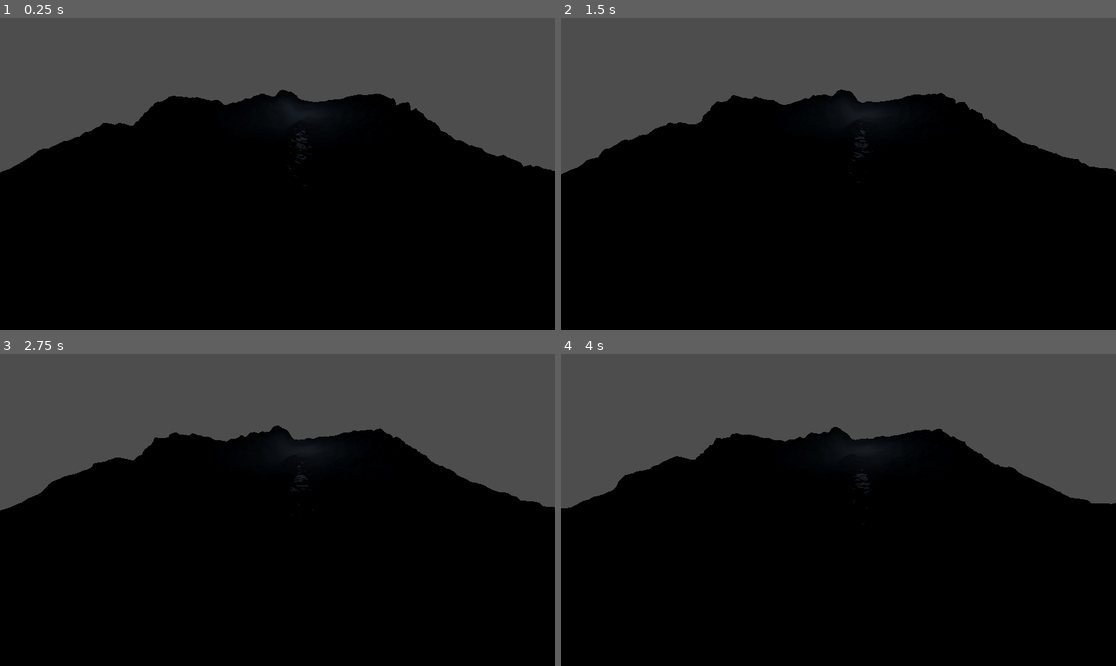
Above: before the commit, frames 1-4 (two rows, left to right).
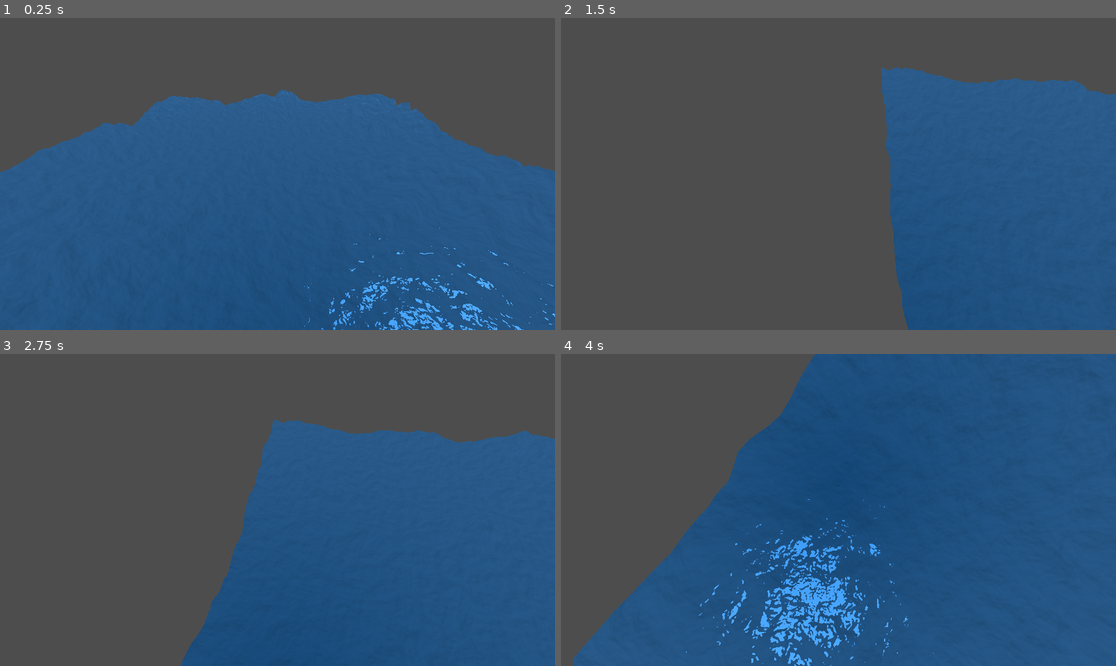
Above: after the commit, the same moments.

Repository: D0V4HKIIN/cs-341-computer-graphics-project
Game: Godot game, scene res://main.tscn
Two runs of this game, one before a commit and one after it. Both use one fixed random seed, a clock stepped at 60 frames per second and the inputs below.
Inputs (mouse positions are in pixels of both pictures, inside the frame that each line leads up to):
- Up to frame 1 (0.25 s): no input
- Up to frame 2 (1.5 s): move the mouse to (960, 158) at 0.52 s; press the mouse at (960, 158) at 0.53 s; hold D (move_right, bound only after the commit) 0.53-1.28 s; move the mouse to (727, 189) at 1.27 s; release the mouse at (727, 189) at 1.28 s; hold S (move_back, bound only after the commit) from 1.28 s (still down); click (727, 189) at 1.35 s
- Up to frame 3 (2.75 s): move the mouse to (333, 441) at 2.02 s; release S (move_back, bound only after the commit) at 2.03 s; press the mouse at (333, 441) at 2.03 s; hold D (move_right, bound only after the commit) from 2.03 s (still down)
- Up to frame 4 (4 s): move the mouse to (810, 572) at 2.77 s; release D (move_right, bound only after the commit) at 2.78 s; release the mouse at (810, 572) at 2.78 s; hold W (move_forward, bound only after the commit) 2.78-3.53 s; click (810, 572) at 2.85 s; move the mouse to (1005, 556) at 3.52 s; press the mouse at (1005, 556) at 3.53 s; hold A (move_left, bound only after the commit) from 3.53 s (still down)

The runs differ from the first frame. In frame 1, 67% of the frame differs, in the area x 0-100%, y 22-100%; in frame 2, 73%; in frame 3, 71%; in frame 4, 86%, in the area x 0-100%, y 0-100%.

Commit message:
camera controls

Diff:
--- /dev/null
+++ b/seas-341_captain_hooks_black_pearl/DefaultCamera.gd
@@ -0,0 +1,32 @@
+extends Camera3D
+
+@export var SHIFT_MULTIPLIER = 2.5
+@export var SPEED = 2
+@export var SENSITIVITY = 0.2
+
+var _total_pitch = 0.0
+
+# Called when the node enters the scene tree for the first time.
+func _ready():
+	pass # Replace with function body.
+
+func _input(event):
+	# Receives mouse motion
+	if event is InputEventMouseMotion and Input.is_action_pressed("move_camera"):
+		var mouse_movement = event.relative * SENSITIVITY
+		rotate_y(deg_to_rad(-mouse_movement.x))
+		rotate_object_local(Vector3(1,0,0), deg_to_rad(-mouse_movement.y))
+
+# Called every frame. 'delta' is the elapsed time since the previous frame.
+func _process(delta):
+	var side_dir = Input.get_vector("move_left", "move_right", "move_forward", "move_back")
+	var vertical_dir = Input.get_axis("move_up", "move_down")
+	var direction = Vector3(side_dir.x, vertical_dir, side_dir.y)
+
+	var speedup = 1.0
+	if Input.is_action_pressed("move_speedup"):
+		speedup = SHIFT_MULTIPLIER
+
+	var velocity = direction * SPEED * speedup * delta
+
+	translate(velocity)
--- a/seas-341_captain_hooks_black_pearl/main.tscn
+++ b/seas-341_captain_hooks_black_pearl/main.tscn
@@ -1,5 +1,6 @@
-[gd_scene load_steps=8 format=3 uid="uid://ska27veo8yqj"]
+[gd_scene load_steps=9 format=3 uid="uid://ska27veo8yqj"]
 
+[ext_resource type="Script" path="res://DefaultCamera.gd" id="1_far80"]
 [ext_resource type="Shader" path="res://water.gdshader" id="1_qhy83"]
 
 [sub_resource type="PlaneMesh" id="PlaneMesh_r2pty"]
@@ -33,11 +34,11 @@
 
 [node name="Camera3D" type="Camera3D" parent="."]
 transform = Transform3D(1, 0, 0, 0, 0.871214, 0.490904, 0, -0.490904, 0.871214, 0, 1.733, 5.573)
+script = ExtResource("1_far80")
 
 [node name="water_plane" type="MeshInstance3D" parent="."]
 mesh = SubResource("PlaneMesh_r2pty")
 surface_material_override/0 = SubResource("ShaderMaterial_m83tp")
 
-[node name="OmniLight3D" type="OmniLight3D" parent="."]
-transform = Transform3D(1, 0, 0, 0, 1, 0, 0, 0, 1, 1.03673, 0.609602, -3.16467)
-omni_range = 12.6448
+[node name="DirectionalLight3D" type="DirectionalLight3D" parent="."]
+transform = Transform3D(0.449319, 0.754298, 0.478692, 0, -0.535827, 0.844328, 0.893371, -0.379373, -0.240757, 0, 2.898, 0)
--- a/seas-341_captain_hooks_black_pearl/project.godot
+++ b/seas-341_captain_hooks_black_pearl/project.godot
@@ -15,7 +15,49 @@
 config/features=PackedStringArray("4.0", "GL Compatibility")
 config/icon="res://icon.svg"
 
+[input]
+
+move_forward={
+"deadzone": 0.5,
+"events": [Object(InputEventKey,"resource_local_to_scene":false,"resource_name":"","device":-1,"window_id":0,"alt_pressed":false,"shift_pressed":false,"ctrl_pressed":false,"meta_pressed":false,"pressed":false,"keycode":0,"physical_keycode":87,"key_label":0,"unicode":119,"echo":false,"script":null)
+]
+}
+move_back={
+"deadzone": 0.5,
+"events": [Object(InputEventKey,"resource_local_to_scene":false,"resource_name":"","device":-1,"window_id":0,"alt_pressed":false,"shift_pressed":false,"ctrl_pressed":false,"meta_pressed":false,"pressed":false,"keycode":0,"physical_keycode":83,"key_label":0,"unicode":115,"echo":false,"script":null)
+]
+}
+move_left={
+"deadzone": 0.5,
+"events": [Object(InputEventKey,"resource_local_to_scene":false,"resource_name":"","device":-1,"window_id":0,"alt_pressed":false,"shift_pressed":false,"ctrl_pressed":false,"meta_pressed":false,"pressed":false,"keycode":0,"physical_keycode":65,"key_label":0,"unicode":97,"echo":false,"script":null)
+]
+}
+move_right={
+"deadzone": 0.5,
+"events": [Object(InputEventKey,"resource_local_to_scene":false,"resource_name":"","device":-1,"window_id":0,"alt_pressed":false,"shift_pressed":false,"ctrl_pressed":false,"meta_pressed":false,"pressed":false,"keycode":0,"physical_keycode":68,"key_label":0,"unicode":100,"echo":false,"script":null)
+]
+}
+move_up={
+"deadzone": 0.5,
+"events": [Object(InputEventKey,"resource_local_to_scene":false,"resource_name":"","device":-1,"window_id":0,"alt_pressed":false,"shift_pressed":false,"ctrl_pressed":false,"meta_pressed":false,"pressed":false,"keycode":0,"physical_keycode":69,"key_label":0,"unicode":101,"echo":false,"script":null)
+]
+}
+move_down={
+"deadzone": 0.5,
+"events": [Object(InputEventKey,"resource_local_to_scene":false,"resource_name":"","device":-1,"window_id":0,"alt_pressed":false,"shift_pressed":false,"ctrl_pressed":false,"meta_pressed":false,"pressed":false,"keycode":0,"physical_keycode":81,"key_label":0,"unicode":113,"echo":false,"script":null)
+]
+}
+move_speedup={
+"deadzone": 0.5,
+"events": [Object(InputEventKey,"resource_local_to_scene":false,"resource_name":"","device":-1,"window_id":0,"alt_pressed":false,"shift_pressed":false,"ctrl_pressed":false,"meta_pressed":false,"pressed":false,"keycode":0,"physical_keycode":4194325,"key_label":0,"unicode":0,"echo":false,"script":null)
+]
+}
+move_camera={
+"deadzone": 0.5,
+"events": [Object(InputEventMouseButton,"resource_local_to_scene":false,"resource_name":"","device":-1,"window_id":0,"alt_pressed":false,"shift_pressed":false,"ctrl_pressed":false,"meta_pressed":false,"button_mask":0,"position":Vector2(0, 0),"global_position":Vector2(0, 0),"factor":1.0,"button_index":1,"pressed":false,"double_click":false,"script":null)
+]
+}
+
 [rendering]
 
-renderer/rendering_method="gl_compatibility"
 renderer/rendering_method.mobile="gl_compatibility"
--- a/seas-341_captain_hooks_black_pearl/water.gdshader
+++ b/seas-341_captain_hooks_black_pearl/water.gdshader
@@ -35,5 +35,5 @@
 	RIM = 0.2;
 	METALLIC = 0.0;
 	ROUGHNESS = 0.01 * (1.0 - fresnel);
-	ALBEDO = vec3(0.01, 0.03, 0.05) + (0.1 * fresnel);
+	ALBEDO = vec3(0.1, 0.3, 0.5) + (0.1 * fresnel);
 }
